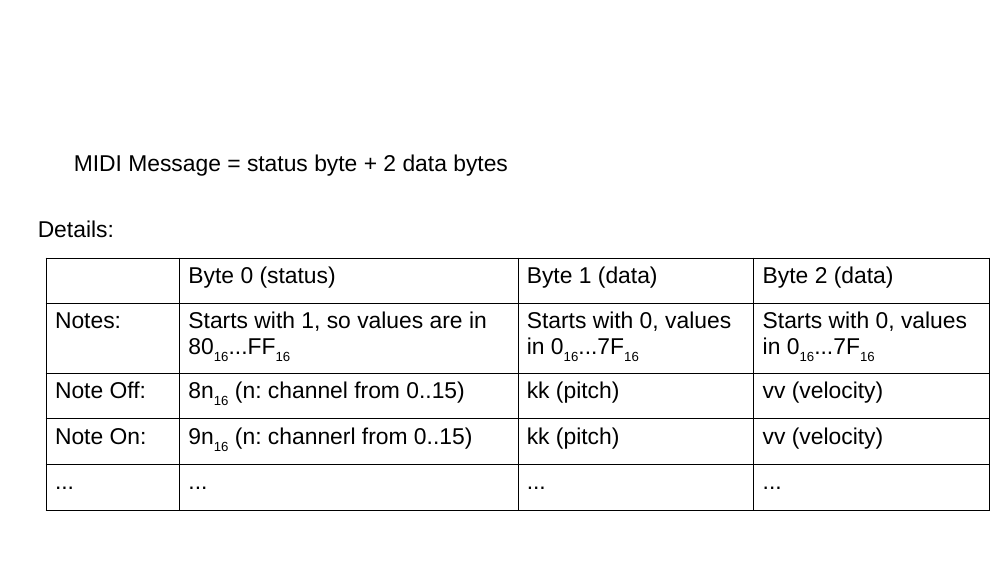
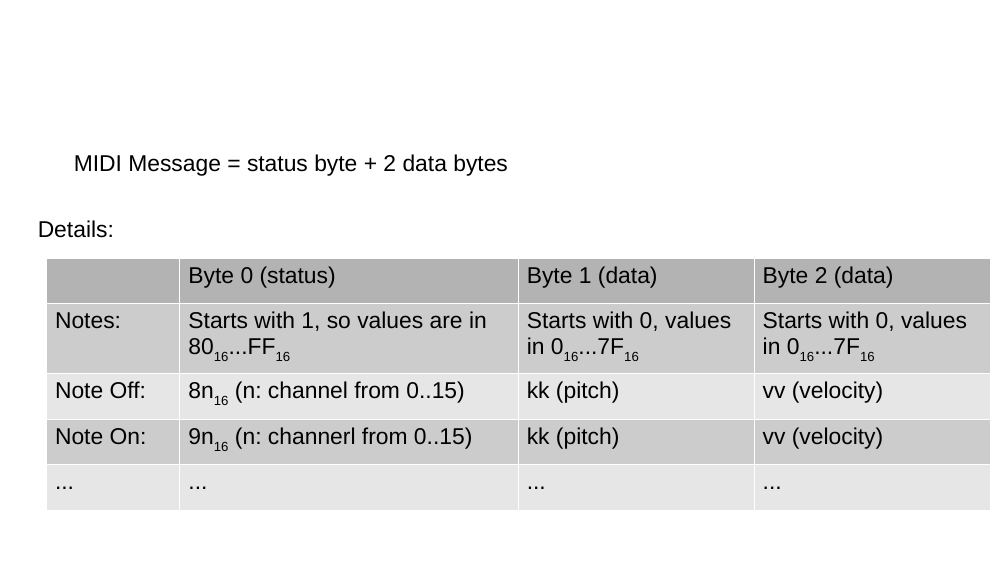
Before and after one commit to EsGeh/sgDevice, a slide deck: slide 6 of presentation/slides.odp. Drawn at 1008x567 pixels with LibreOffice and Linux fonts; fonts in the diff are those of the drawing; background and template pictures are left out. Boxes give left, top, right and bottom in pixels: in the first picture for what was removed or moved away, otherwise in the second. Text is boxed around its words. In the diff, an @@ line names an element or a change of style, - is before the commit and + after.

```diff
--- a/presentation/slides.odp
+++ b/presentation/slides.odp
@@ table at box(46, 258, 990, 507) @@
@@ fill none to #B3B3B3 in 3 cells @@
@@ fill none to #CCCCCC in 8 cells @@
@@ fill none to #E6E6E6 in 8 cells @@
@@ borders changed @@
```
Also in this commit, not shown: 3 other slides changed.
